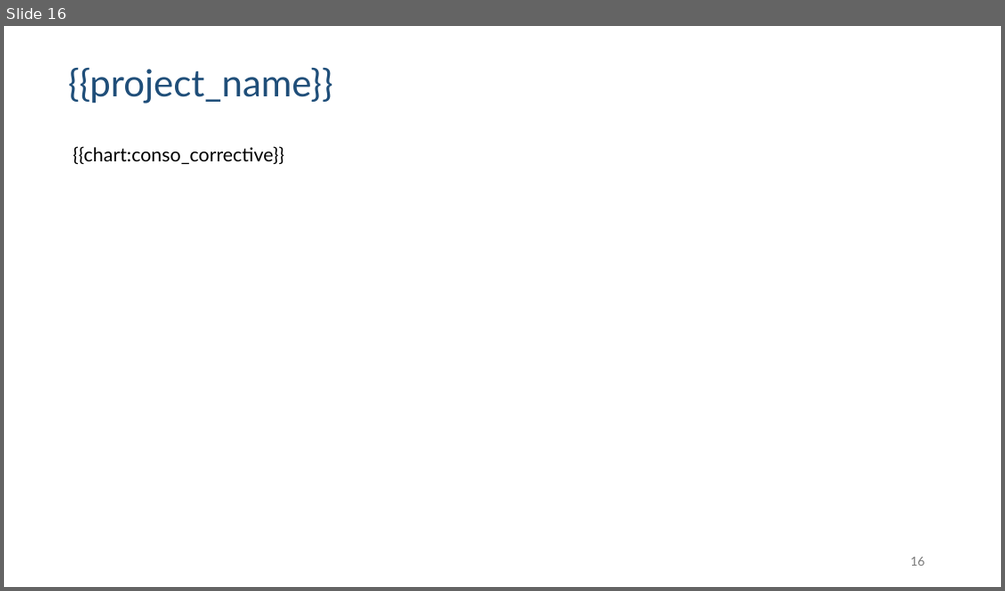
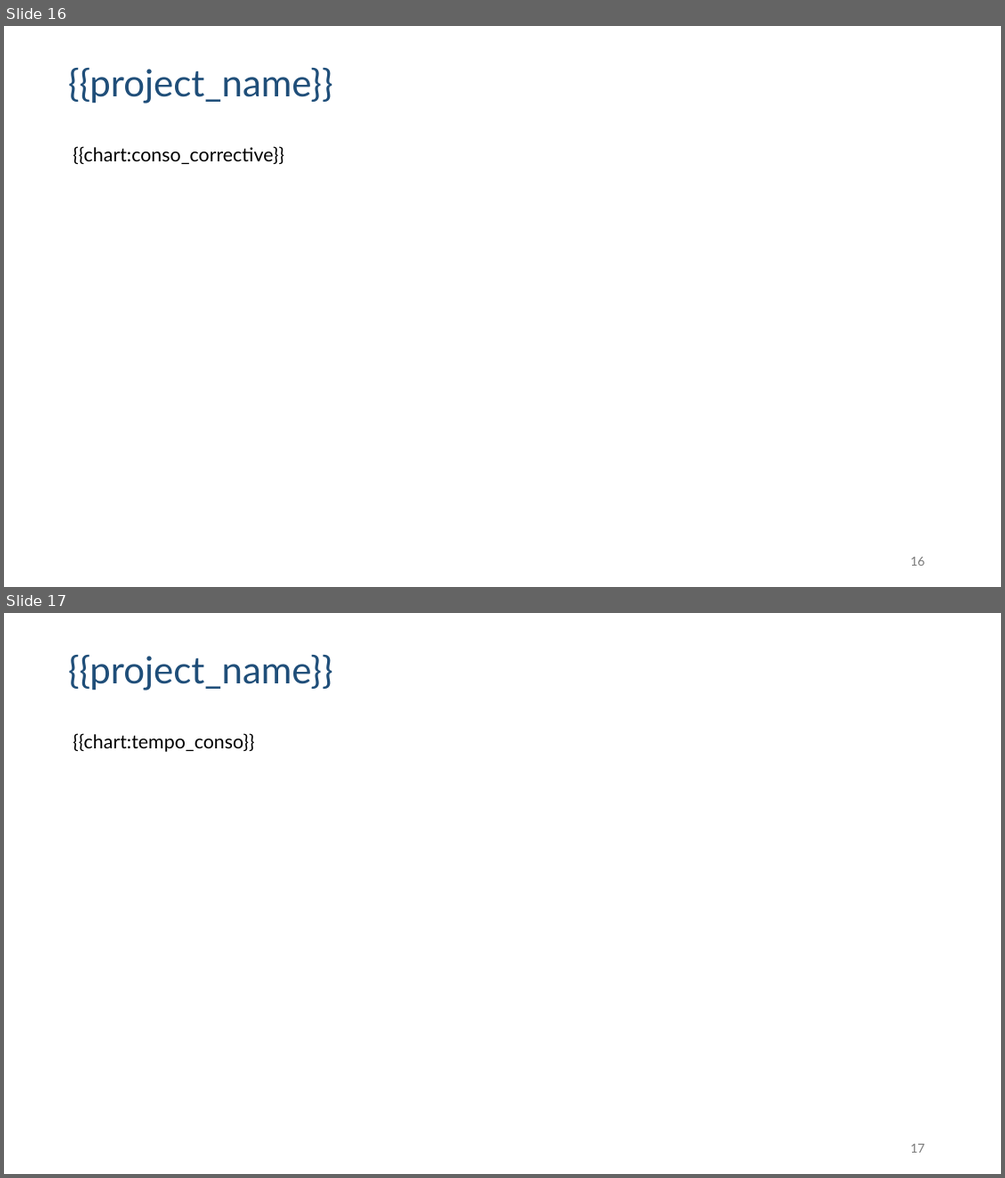
Before and after one commit to gbrieux/coach-jira, a slide deck: templates/template.pptx. Shown one above the other, each under a label of ours: slide 16 before the commit, slides 16 and 17 after it. The pictures are 1005x591 and 1005x1178 pixels, drawn with LibreOffice and Linux fonts; fonts in the diff are those of the drawing. Boxes give left, top, right and bottom in pixels: in the first picture for what was removed or moved away, otherwise in the second. Text is boxed around its words. In the diff, an @@ line names an element or a change of style, - is before the commit and + after.

```diff
--- a/templates/template.pptx
+++ b/templates/template.pptx
@@ slide 17 added at (x1=4, y1=613, x2=1001, y2=1174), background #FFFFFF @@
@@ text added at (x1=68, y1=654, x2=333, y2=690), 36 pt, text #1F4E79 @@
+{{project_name}}
@@ text added at (x1=73, y1=733, x2=254, y2=752), 18.3 pt, text #000000 @@
+{{chart:tempo_conso}}
@@ text added at (x1=910, y1=1143, x2=924, y2=1152), 12 pt, text #797979 @@
+17
```
Also in this commit, not shown: 5 slides changed, 8 other files.
